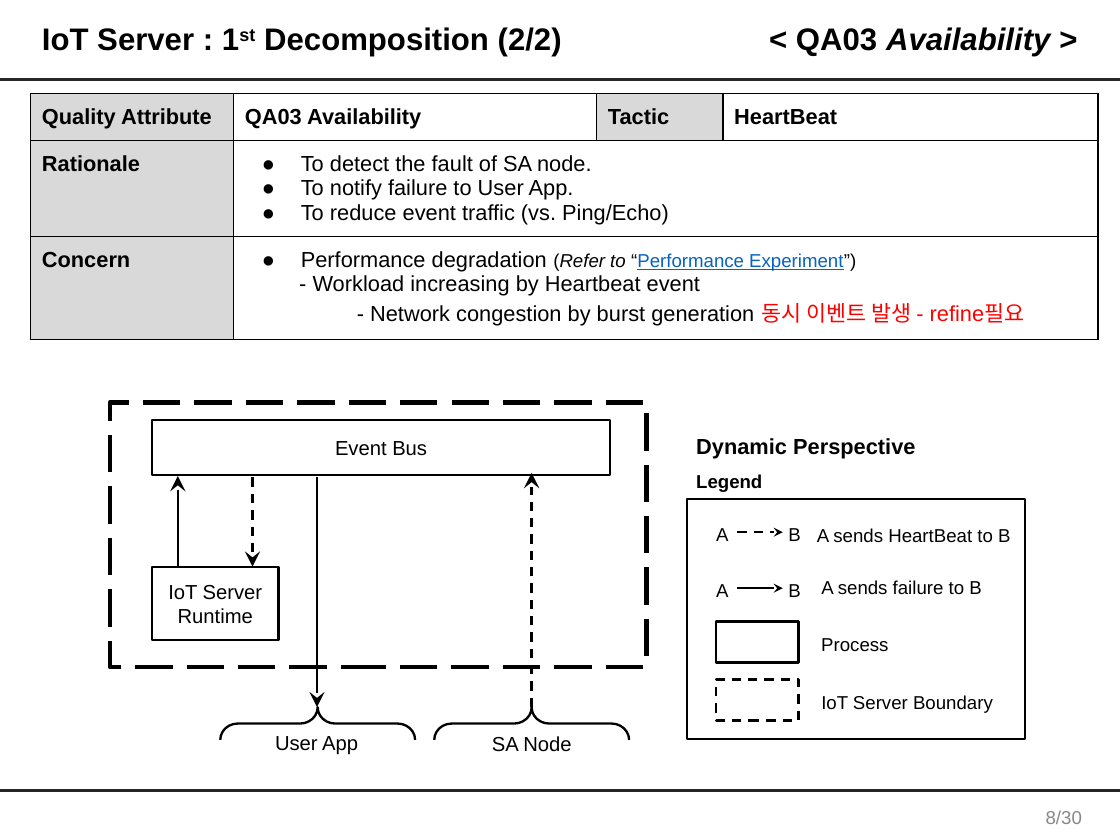
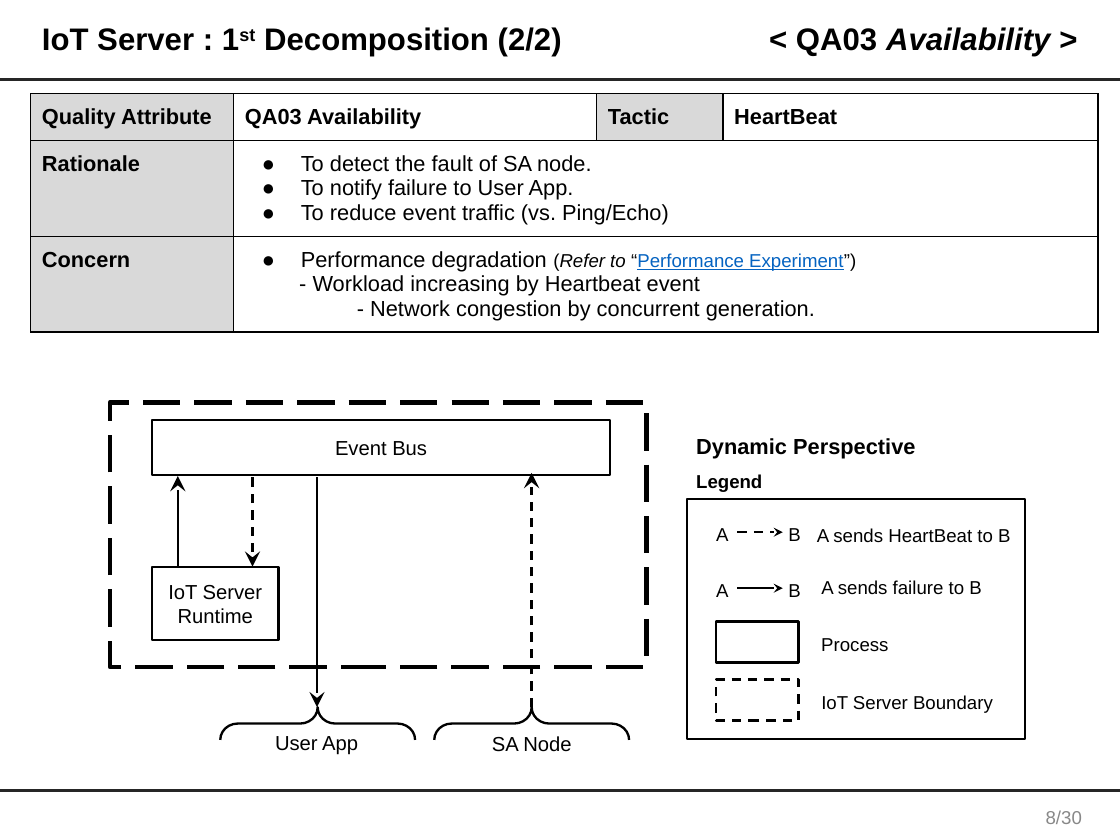
Before and after one commit to junggil/2015_CMU_StudioProject, a slide deck: slide 9 of DOCS/2015-06-24/Team1 Final presentation V0.1.pptx. Drawn at 1120x840 pixels with LibreOffice and Linux fonts; fonts in the diff are those of the drawing. Boxes give left, top, right and bottom in pixels: in the first picture for what was removed or moved away, otherwise in the second. Text is boxed around its words. In the diff, an @@ line names an element or a change of style, - is before the commit and + after.

```diff
--- a/DOCS/2015-06-24/Team1 Final presentation V0.1.pptx
+++ b/DOCS/2015-06-24/Team1 Final presentation V0.1.pptx
@@ table at (30, 94, 1098, 344) @@
-row 3, column 2: Performance degradation (Refer to “Performance Experiment”) / - Workload increasing by Heartbeat event / - Network congestion by burst generation 동시 이벤트 발생 - refine필요
+row 3, column 2: Performance degradation (Refer to “Performance Experiment”) / - Workload increasing by Heartbeat event / - Network congestion by concurrent generation.
```
Also in this commit, not shown: 3 other slides changed, 2 slides added, 2 slides removed.
